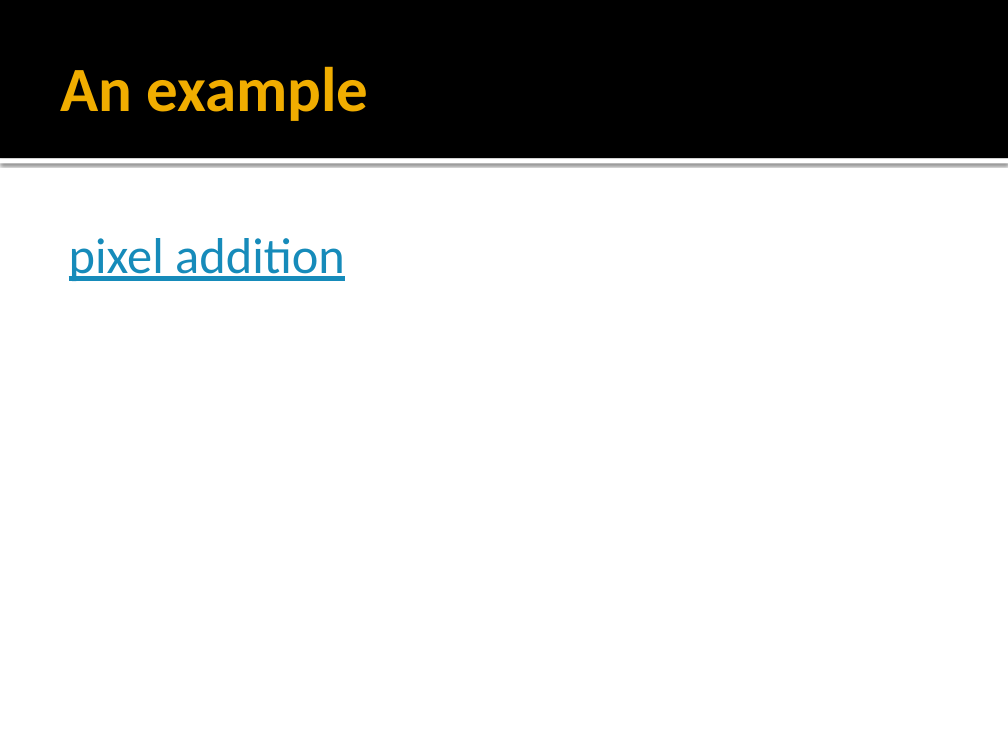
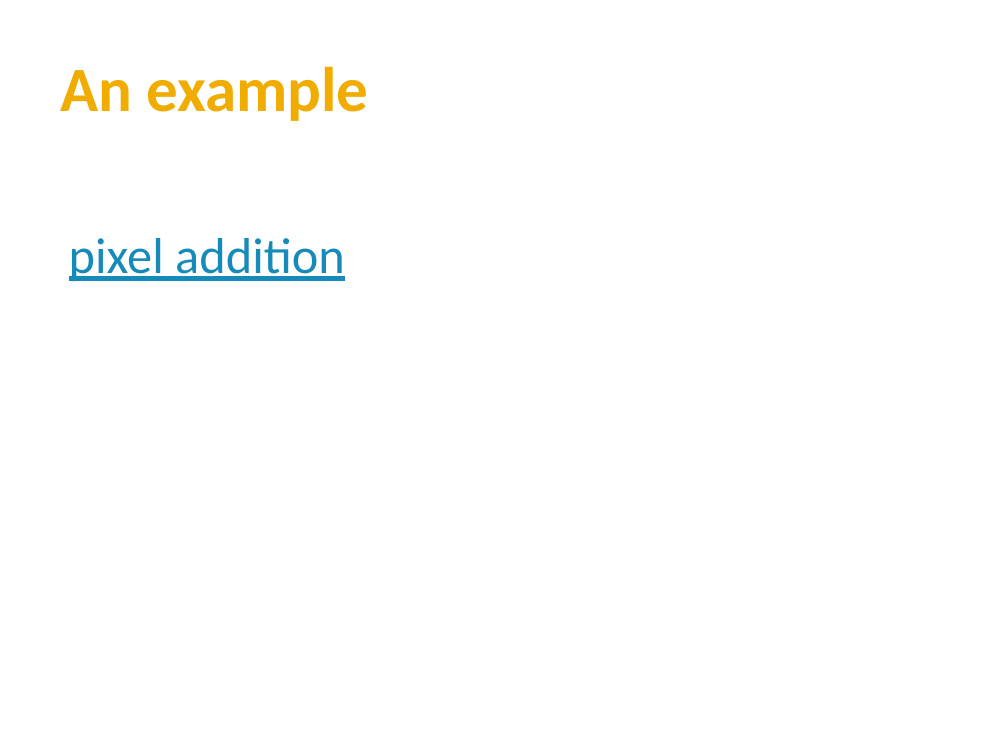
Before and after one commit to primusr/Notes, a slide deck: slide 20 of IT8/Caesar Ciphers Powerpoint.pptx. Drawn at 1008x756 pixels with LibreOffice and Linux fonts; fonts in the diff are those of the drawing; background and template pictures are left out. Boxes give left, top, right and bottom in pixels: in the first picture for what was removed or moved away, otherwise in the second. Text is boxed around its words. In the diff, an @@ line names an element or a change of style, - is before the commit and + after.

```diff
--- a/IT8/Caesar Ciphers Powerpoint.pptx
+++ b/IT8/Caesar Ciphers Powerpoint.pptx
@@ rectangle removed at <box>0,0,1008,158</box> @@
@@ rectangle removed at <box>0,158,1008,163</box> @@
```
Also in this commit, not shown: 20 other slides changed, 2 other files.
